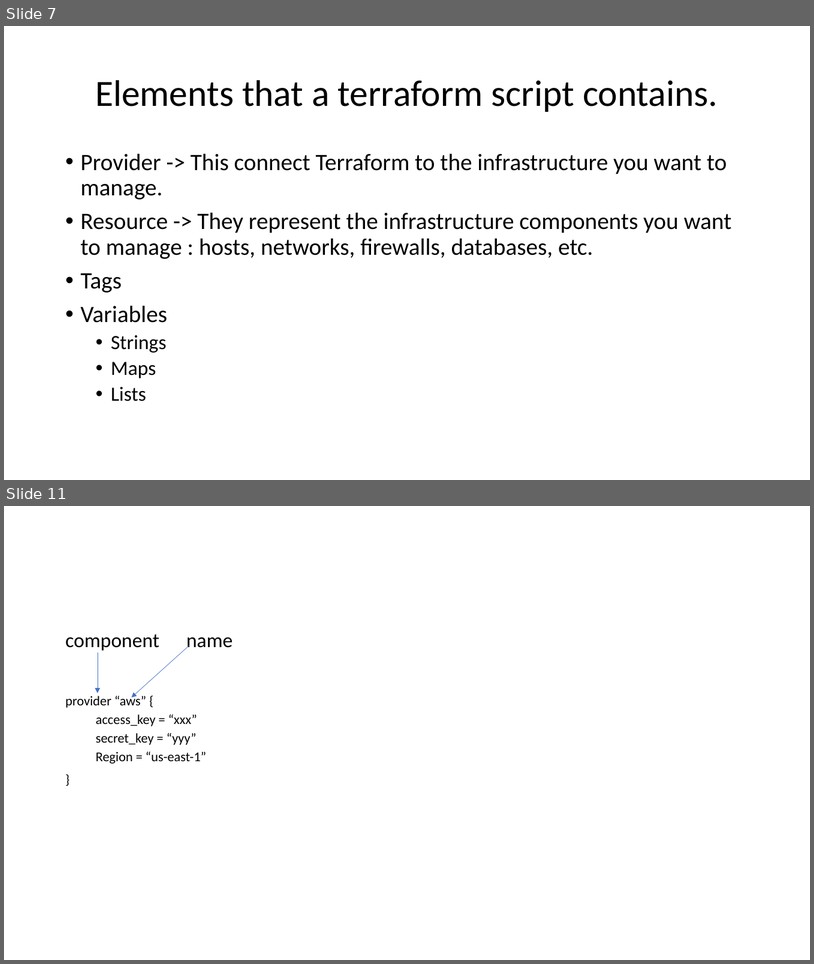
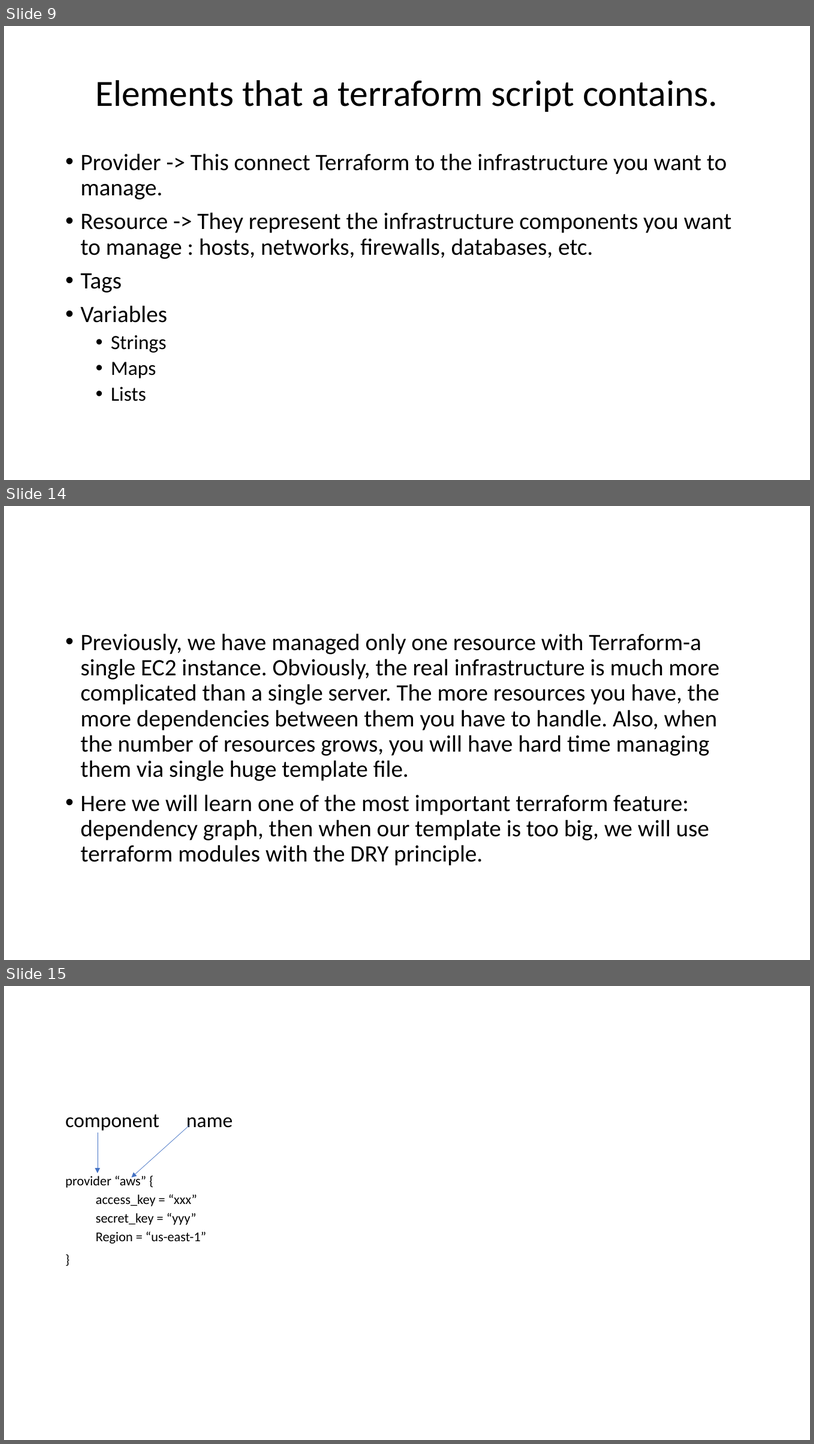
Before and after one commit to JlccX/terraform-training, a slide deck: Terraform.pptx. Shown one above the other, each under a label of ours: slides 7 and 11 before the commit, slides 9, 14 and 15 after it; the slides between them are not shown. The pictures are 814x964 and 814x1444 pixels, drawn with LibreOffice and Linux fonts; fonts in the diff are those of the drawing. Boxes give left, top, right and bottom in pixels: in the first picture for what was removed or moved away, otherwise in the second. Text is boxed around its words. In the diff, an @@ line names an element or a change of style, - is before the commit and + after.

```diff
--- a/Terraform.pptx
+++ b/Terraform.pptx
@@ slide 14 added at box(4, 506, 810, 960), background #FFFFFF @@
@@ text added at box(81, 633, 720, 865), 28 pt, text #000000 @@
+• Previously, we have managed only one resource with Terraform-a single EC2 instance. Obviously, the real infrastructure is much more complicated than a single server. The more resources you have, the more dependencies between them you have to handle. Also, when the number of resources grows, you will have hard time managing them via single huge template file.
+• Here we will learn one of the most important terraform feature: dependency graph, then when our template is too big, we will use terraform modules with the DRY principle.
@@ what was slide 7 is now slide 9 @@
@@ what was slide 11 is now slide 15 @@
```
Also in this commit, not shown: 4 slides changed, 6 other slides added, 54 other files.
